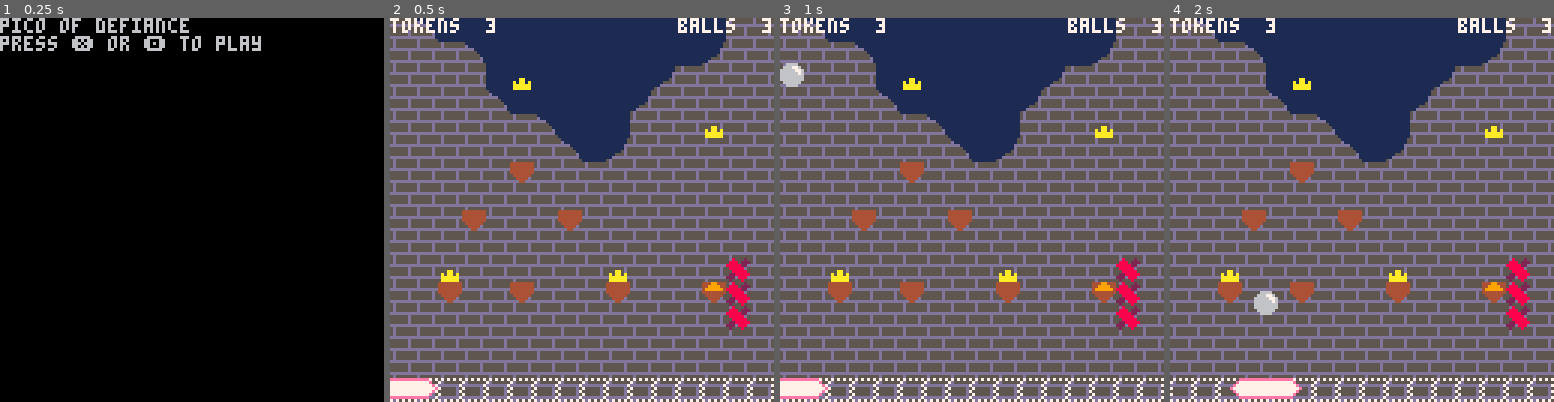
Above: before the commit, frames 1-4 (left to right).
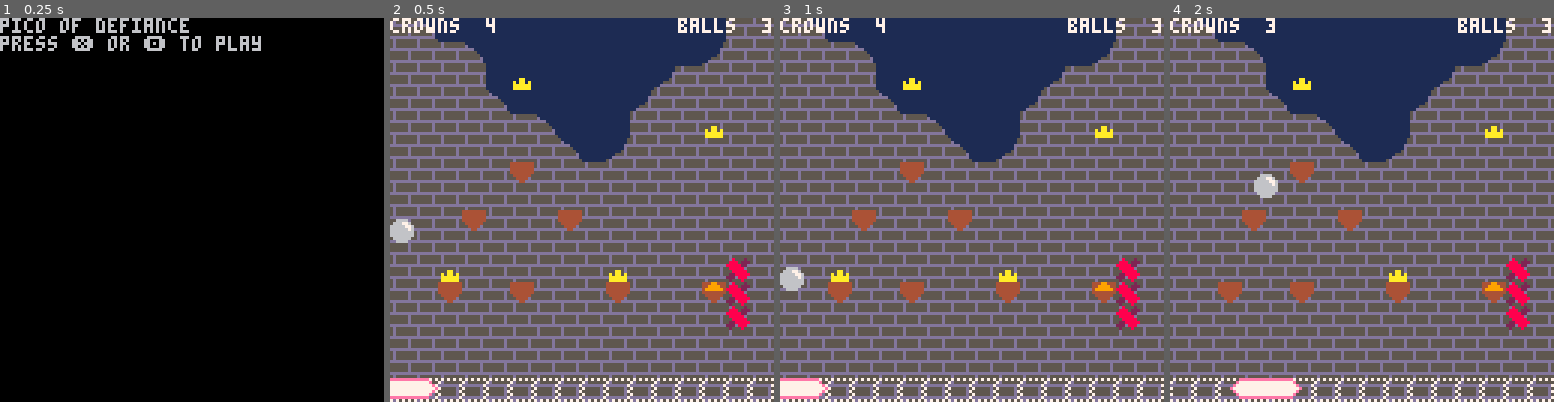
Above: after the commit, the same moments.

Repository: cinghycreations/defiance_of_pico
Game: PICO-8 cartridge defiance.p8
Two runs of this game, one before a commit and one after it. Both use one fixed random seed, a clock stepped at 60 frames per second and the inputs below.
Inputs:
- Up to frame 1 (0.25 s): no input
- Up to frame 2 (0.5 s): tap X (X key) at 0.33 s
- Up to frame 3 (1 s): tap O (Z key) at 0.7 s
- Up to frame 4 (2 s): tap X (X key) at 1.07, 1.85 s; hold Right from 1.6 s (still down); tap O (Z key) at 1.7 s

Frame 1 is identical in both runs. In frame 2, 0.5% of the frame differs, in the area x 0-27%, y 0-59%; in frame 3, 0.8%; in frame 4, 0.9%, in the area x 0-29%, y 0-78%.

Commit message:
Implemented all screens

Diff:
--- a/defiance.lua
+++ b/defiance.lua
@@ -1,3 +1,10 @@
+local TILE_EMPTY = 0
+local TILE_CROWN = 3
+local TILE_SHELF = 1
+local TILE_PLATFORM = 5
+local TILE_BOOSTER = 2
+local TILE_SPIKES = 4
+
 debug_skip_splash = false
 
 areas = {
@@ -8,6 +15,7 @@
 	levels = {
 		{ 64, 0, 16, 16 },
 		{ 64, 16, 16, 16 },
+		--[[
 		{ 80, 0, 16, 16 },
 		{ 80, 16, 16, 16 },
 		{ 96, 0, 16, 16 },
@@ -22,6 +30,7 @@
 		{ 80, 32, 16, 32 },
 		{ 96, 32, 16, 32 },
 		{ 112, 32, 16, 32 },
+		]]
 	},
 }
 
@@ -31,12 +40,12 @@
 	session.background = 0
 	session.platform_speed = 1.2
 	session.platform_offset = 0
-	session.ball_position = { 0, 32 - 12 }
+	session.ball_position = { 0, 256 - 64 }
 	session.ball_speed = 0
 	session.ball_impulse = -3.25
 	session.ball_booster_impulse = -5
 	session.ball_gravity = 9.81
-	session.tokens_left = 3
+	session.crowns_left = 0
 	session.lives = lives or 3
 
 	for i = 0, areas.scratch[3] - 1 do
@@ -49,6 +58,9 @@
 	for i = 0, bounds[3] - 1 do
 		for j = 0, bounds[4] - 1 do
 			local tile = mget( bounds[1] + i, bounds[2] + j )
+			if tile == TILE_CROWN then
+				session.crowns_left = session.crowns_left + 1
+			end
 			mset( areas.scratch[1] + i, areas.scratch[2] + ( areas.scratch[4] - bounds[4] ) + j, tile )
 		end
 	end
@@ -65,13 +77,6 @@
 end
 
 function session_update()
-	local TILE_EMPTY = 0
-	local TILE_TOKEN = 3
-	local TILE_SHELF = 1
-	local TILE_PLATFORM = 5
-	local TILE_BOOSTER = 2
-	local TILE_SPIKES = 4
-
 	local elapsed_time = 1 / 60
 
 	-- platform
@@ -90,8 +95,8 @@
 	ground_cell = { flr( session.ball_position[1] / 8 ), flr( (session.ball_position[2] + 4) / 8 ) }
 	ground_tile = mget( ground_cell[1], ground_cell[2] )
 
-	if center_tile == TILE_TOKEN then
-		session.tokens_left = session.tokens_left - 1
+	if center_tile == TILE_CROWN then
+		session.crowns_left = session.crowns_left - 1
 		mset( center_cell[1], center_cell[2], TILE_EMPTY )
 	end
 
@@ -106,7 +111,7 @@
 	end
 
 	-- success
-	if session.tokens_left == 0 then
+	if session.crowns_left == 0 then
 		success_init()
 		_update60 = success_update
 		_draw = success_draw
@@ -115,6 +120,7 @@
 
 	-- fail
 	if center_tile == TILE_SPIKES then
+		session.lives = session.lives - 1
 		fail_init()
 		_update60 = fail_update
 		_draw = fail_draw
@@ -123,8 +129,8 @@
 end
 
 function create_caption(session)
-	caption = 'tokens '
-	if session.tokens_left < 10 then caption = caption .. ' ' .. tostr(session.tokens_left) else caption = caption .. tostr(session.tokens_left) end
+	caption = 'crowns '
+	if session.crowns_left < 10 then caption = caption .. ' ' .. tostr(session.crowns_left) else caption = caption .. tostr(session.crowns_left) end
 	caption = caption .. '               balls '
 	if session.lives < 10 then caption = caption .. ' ' .. tostr(session.lives) else caption = caption .. tostr(session.lives) end
 	return caption
@@ -158,45 +164,60 @@
 
 function success_update()
 	if btnp(4) or btnp(5) then
-		splash_init()
-		_update60 = splash_update
-		_draw = splash_draw
-		return
+		if session.level + 1 > #areas.levels then
+			endgame_init()
+			_update60 = endgame_update
+			_draw = endgame_draw
+		else
+			session_init( session.level + 1 )
+			_update60 = session_update
+			_draw = session_draw
+		end
 	end
 end
 
 function success_draw()
 	session_draw()
-	print( 'you collected all tokens!' )
-	print( 'press x or o to continue' )
+	print( 'you collected all crowns!' )
+	print( 'press ❎ or 🅾️ to proceeed' )
 end
 
 function fail_init()
 end
 
 function fail_update()
+	if btnp(4) or btnp(5) then
+		if session.lives > 0 then
+			session_init( session.level, session.lives )
+			_update60 = session_update
+			_draw = session_draw
+		else
+			splash_init()
+			_update60 = splash_update
+			_draw = splash_draw
+		end
+	end
+end
+
+function fail_draw()
+	session_draw()
+	print( 'argh! you ended up on a spike.' )
+	if session.lives > 0 then
+		print( 'press ❎ or 🅾️ to restart' )
+	else
+		print( 'no balls left...' )
+		print( 'press ❎ or 🅾️ to quit' )
+	end
+end
+
+function splash_init()
+end
+
+function splash_update()
 	if btnp(4) or btnp(5) then
 		session_init()
 		_update60 = session_update
 		_draw = session_draw
-	end
-end
-
-function fail_draw()
-	session_draw()
-	print( 'argh! you ended up on a spike.' )
-	print( 'press x or o to restart' )
-end
-
-function splash_init()
-end
-
-function splash_update()
-	if btnp(4) or btnp(5) then
-		session_init()
-		_update60 = session_update
-		_draw = session_draw
-		return
 	end
 end
 
@@ -204,6 +225,22 @@
 	cls()
 	print( 'pico of defiance' )
 	print( 'press ❎ or 🅾️ to play' )
+end
+
+function endgame_init()
+end
+
+function endgame_update()
+	if btnp(4) or btnp(5) then
+		splash_init()
+		_update60 = splash_update
+		_draw = splash_draw
+	end
+end
+
+function endgame_draw()
+	cls()
+	print( '*** placeholder endgame ***' )
 end
 
 if debug_skip_splash then
--- a/defiance.p8
+++ b/defiance.p8
@@ -282,14 +282,14 @@
 0000000000000000000000000000000019191959393939393939393939691919000000000000000000000000000000000000000000000000000000000000000000000000000000000000000000000000000000000000000000000000000000000000000000000000000000000000000000000000000000000000000000000000
 0000000000000000000000000000000019191919393939393939396919191919000000000000000000000000000000000000000000000000000000000000000000000000000000000000000000000000000000000000000000000000000000000000000000000000000000000000000000000000000000000000000000000000
 0000000000000000000000000000000019191919593939393939691919191919000000000000000000000000000000000000000000000000000000000000000000000000000000000000000000000000000000000000000000000000000000000000000000000000000000000000000000000000000000000000000000000000
-0000000000000000000000000000000019191919191959393939191919191919000000000000000000000000000000000000000000000000000000000000000000000000000000000000000000000000000000000000000000000000000000000000000000000000000000000000000000000000000000000000000000000000
+0000000000000000000000000000000019191919191959393939191919191919000000000000000000000000000000000000000000000000000000000000000000000000030000000000000300000000000000000000000000000000000000000000000000000000000000000000000000000000000000000000000000000000
 0000000000000000000000000000000019191919191919593969191919191919000000000000000000000000000000000000000000000000000000000000000000000000000000000000000000000000000000000000000000000000000000000000000000000000000000000000000000000000000000000000000000000000
 0000000000000000000000000000000019191919191919191919191919191919000000000000000000000000000000000000000000000000000000000000000000000000000000000000000000000000000000000000000000000000000000000000000000000000000000000000000000000000000000000000000000000000
 0000000000000000000000000000000019191919191919191919191919191919000000000000000000000000000000000000000000000000000000000000000000000000000000000000000000000000000000000000000000000000000000000000000000000000000000000000000000000000000000000000000000000000
 0000000000000000000000000000000019191919191919191919191919191919000000000000000000000000000000000000000000000000000000000000000000000000000000000000000000000000000000000000000000000000000000000000000000000000000000000000000000000000000000000000000000000000
 0000000000000000000000000000000019191919191919191919191919191919000000000000000000000000000000000000000000000000000000000000000000000000000000000000000000000000000000000000000000000000000000000000000000000000000000000000000000000000000000000000000000000000
 0000000000000000000000000000000019191919191919191919191919191919000000000000000000000000000000000000000000000000000000000000000000000000000000000000000000000000000000000000000000000000000000000000000000000000000000000000000000000000000000000000000000000000
-0000000000000000000000000000000019191919191919191919191919191919000000000000000000000000000000000000000000000000000000000000000000000000000000000000000000000000000000000000000000000000000000000000000000000000000000000000000000000000000000000000000000000000
+0000000000000000000000000000000019191919191919191919191919191919000000000000000000000000000000000000000000000000000000000000000000000000020004040404000200000000000000000000000000000000000000000000000000000000000000000000000000000000000000000000000000000000
 0000000000000000000000000000000019191919191919191919191919191919000000000000000000000000000000000000000000000000000000000000000000000000000000000000000000000000000000000000000000000000000000000000000000000000000000000000000000000000000000000000000000000000
 0000000000000000000000000000000019191919191919191919191919191919000000000000000000000000000000000000000000000000000000000000000000000000000000000000000000000000000000000000000000000000000000000000000000000000000000000000000000000000000000000000000000000000
 0000000000000000000000000000000019191919191919191919191919191919000000000000000000000000000000000000000000000000000000000000000000000000000000000000000000000000000000000000000000000000000000000000000000000000000000000000000000000000000000000000000000000000
Not shown, changed: map.tmj
